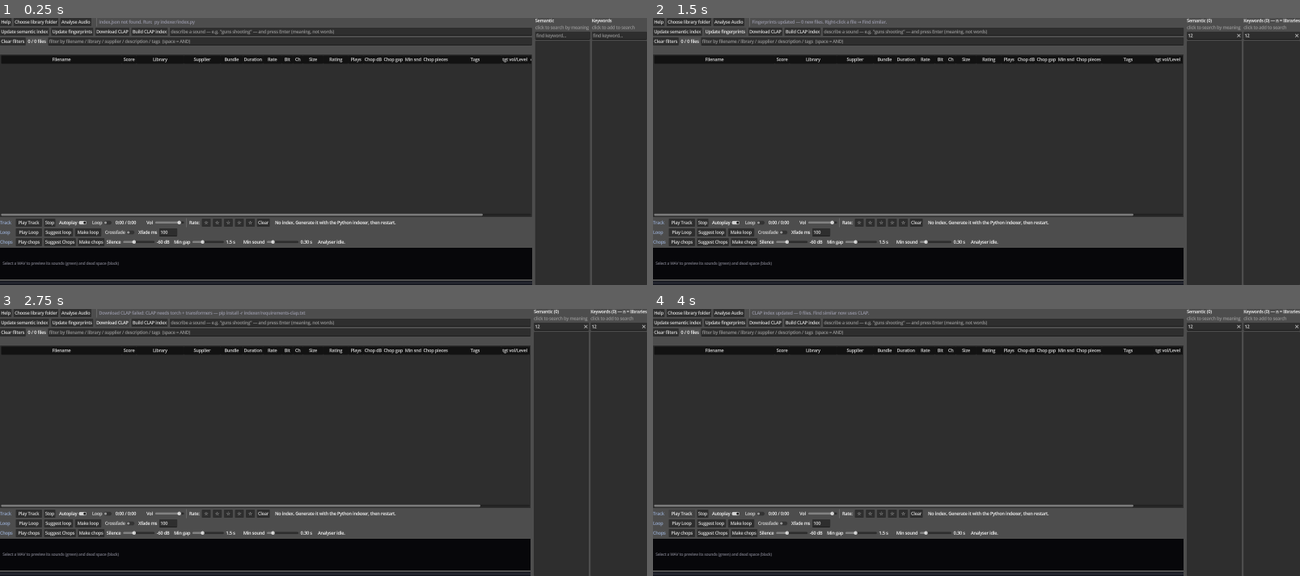
Above: before the commit, frames 1-4 (two rows, left to right).
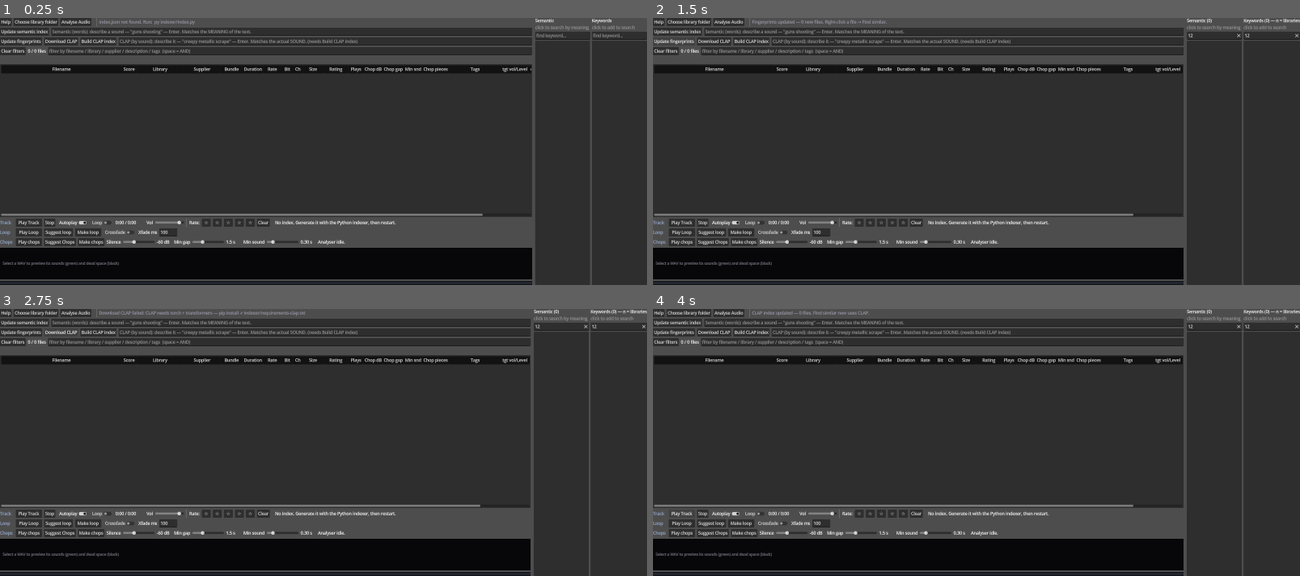
Above: after the commit, the same moments.

Repository: benedictcarter/sound_lib
Game: Godot game, scene res://main.tscn
Same seed, same stepped clock (60 frames per second), same inputs: the game is played once before the commit and once after it.
Inputs (mouse positions are in pixels of both pictures, inside the frame that each line leads up to):
- Up to frame 1 (0.25 s): no input
- Up to frame 2 (1.5 s): click (1215, 36) at 0.52 s; type "12" at 0.6 s; click (1274, 36) at 0.75 s; type "12" at 0.83 s; click "Update fingerprints" at 1.25 s
- Up to frame 3 (2.75 s): click "Download CLAP" at 2 s
- Up to frame 4 (4 s): click "Build CLAP index" at 2.75 s; click "Play Track" at 3.5 s

The runs differ from the first frame. In frame 1, 7.5% of the frame differs, in the area x 0-83%, y 3-21%; in frame 2, 7.5%; in frame 3, 7.5%, in the area x 0-82%, y 3-21%; in frame 4, 7.5%.

Commit message:
CLAP text->audio search: type a description, rank by the actual SOUND
New indexer/clap_search.py embeds a text query with the CLAP TEXT encoder
(text_model.onnx) and ranks clap.npz by cosine, shown via _apply_ranked_results
(same pipeline as semantic / find-similar). Own search box (_clap_edit) on its OWN
row below the semantic box — the two are exclusive (submitting one clears the
other). Handlers _on_clap_submitted/_run_clap_search/_clap_search_finished with
clear errors (build index / download text model / missing deps). Semantic search
box stays on its own line as requested.

Validated on the real library (text -> SOUND, not filename):
  'machine gun firing'   -> Submachine MP40 / miniguns / mortar (cos ~0.65)
  'rain and thunder storm'-> rain+thunder recordings
  'a monster growling'   -> zombie vocalisations

Help + CLAUDE updated.

Co-Authored-By: Claude Opus 4.8 <noreply@anthropic.com>

Diff:
--- a/app/main.gd
+++ b/app/main.gd
@@ -79,7 +79,8 @@
 • [b]Analyse Audio[/b]: for every file not analysed yet, reads its audio once and fills the [i]orig dB[/i] / [i]final dB[/i] (loudness) and [i]Chop[/i] columns. New chops/loops you make are auto-analysed on their own.
 
 [b]Searching & filtering[/b]
-• [b]Semantic search[/b] (top box): describe a sound in plain words (e.g. \"guns shooting\", \"creepy monster growl\") and press Enter. Ranks by meaning, not word-match, using a small local model (no internet). The [i]Score[/i] column shows the match; clearing the box (or its ✕) unsearches.
+• [b]Semantic search[/b] (first search line): describe a sound in words and press Enter. Ranks by the MEANING of the text (filename/description/library), not word-match — a small local model. Clearing the box (or its ✕) unsearches.
+• [b]CLAP sound search[/b] (second search line): describe a sound and press Enter — ranks by the actual SOUND (e.g. \"creepy metallic scrape\" finds files that sound like that, whatever they're named). Needs Download CLAP → Build CLAP index. The two search boxes are exclusive; the [i]Score[/i] column shows the match on either.
 • [b]Filter[/b] box: quick text filter over filename / library / supplier / description / tags (space = AND). It narrows the semantic results too.
 • [b]Per-column filters[/b] (row above the table): text box, tick-boxes, or a min–max range depending on the column. [b]Clear filters[/b] resets everything (and the semantic box).
 • [b]Sort[/b]: click a column header (again to reverse).
@@ -111,9 +112,11 @@
 [b]Right-click a row[/b]
 Open folder · Copy path · [b]Find similar sounds[/b] · Suggest loop / chops (audition) · Make loop / chops · Convert to WAV · [b]Convert to 16-bit[/b] (copies the WHOLE selection, same rate; skips ones already 16-bit or done) · Delete. (Chops + loops you make are always 16-bit.)
 
-[b]Two ways to search by sound[/b]
-• [b]Semantic[/b] (text): describe it in words — matches meaning of the metadata.
-• [b]Find similar[/b] (audio): right-click a file → ranks the library by how it actually SOUNDS. Build it once with [b]Update fingerprints[/b] (top bar) — tiny, no extra deps. [i]Optional, much stronger:[/i] pip-install requirements-clap.txt (onnxruntime, no PyTorch), then [b]Download CLAP[/b] → [b]Build CLAP index[/b]; Find similar auto-uses it. Uses your GPU if onnxruntime-directml/-gpu is installed.
+[b]Three ways to find a sound[/b]
+• [b]Semantic[/b] (words → text): search line 1 — matches the meaning of the metadata.
+• [b]CLAP[/b] (words → sound): search line 2 — matches the actual audio. Needs CLAP built.
+• [b]Find similar[/b] (sound → sound): right-click a file → ranks the library by how it SOUNDS. Uses [b]Update fingerprints[/b] (tiny, no extra deps) or CLAP if built (much stronger, auto-preferred).
+[i]CLAP setup:[/i] pip-install requirements-clap.txt (onnxruntime, NO PyTorch), then [b]Download CLAP[/b] → [b]Build CLAP index[/b]. Uses your GPU if onnxruntime-directml/-gpu is installed.
 
 [b]Delete[/b]
 Select rows and press [b]Del[/b] (or right-click → Delete) → confirm → moves them to the Recycle Bin (recoverable).
@@ -529,6 +532,10 @@
 var _sem_ranked: Array = []           # records in cosine-rank order (the base set)
 var _sem_scores: Dictionary = {}      # rel_path -> cosine score (for the Score column)
 var _sem_result_path: String = ""
+var _clap_edit: LineEdit              # the CLAP "search by sound" query box
+var _clap_search_thread: Thread = null
+var _clap_search_busy: bool = false
+var _clap_search_result_path: String = ""
 var _by_path: Dictionary = {}         # rel_path -> record, for fast rank lookup
 
 # embeddings.npz (beside the audio) + the "Update semantic index" job
@@ -667,6 +674,7 @@
 	_sg_renames_path = ProjectSettings.globalize_path("user://analyse_renames.json")
 	_pa_paths_file = ProjectSettings.globalize_path("user://analyse_paths.json")
 	_sem_result_path = ProjectSettings.globalize_path("user://search_result.json")
+	_clap_search_result_path = ProjectSettings.globalize_path("user://clap_search_result.json")
 	_emb_path = data_dir.path_join("embeddings.npz")
 	_emb_progress_path = ProjectSettings.globalize_path("user://embed_progress.json")
 	_fp_progress_path = ProjectSettings.globalize_path("user://fingerprint_progress.json")
@@ -831,7 +839,7 @@
 	_status_label.add_theme_color_override("font_color", Color(0.6, 0.6, 0.66))
 	barlib.add_child(_status_label)
 
-	# --- toolbar row: Update index (left) + SEMANTIC search box -----------
+	# --- toolbar row: SEMANTIC search (meaning of the text metadata) ------
 	var bar0 := HBoxContainer.new()
 	bar0.add_theme_constant_override("separation", 8)
 	root.add_child(bar0)
@@ -843,38 +851,51 @@
 	_emb_btn.pressed.connect(_update_embeddings)
 	bar0.add_child(_emb_btn)
 
-	_fp_btn = Button.new()
-	_fp_btn.text = "Update fingerprints"
-	_fp_btn.tooltip_text = "Build the acoustic fingerprint for any file that lacks one " \
-		+ "(reads its audio). Needed for right-click → Find similar (content-based search). " \
-		+ "Slow on a fresh library; incremental after."
-	_fp_btn.pressed.connect(_update_fingerprints)
-	bar0.add_child(_fp_btn)
-
-	_clap_dl_btn = Button.new()
-	_clap_dl_btn.text = "Download CLAP"
-	_clap_dl_btn.tooltip_text = "OPTIONAL: download the CLAP ONNX model (~120 MB audio " \
-		+ "+ ~500 MB text; NO PyTorch — pip install -r indexer/requirements-clap.txt for " \
-		+ "onnxruntime+transformers). A much stronger Find similar. Goes in <repo>/models " \
-		+ "(gitignored, not shipped)."
-	_clap_dl_btn.pressed.connect(_download_clap)
-	bar0.add_child(_clap_dl_btn)
-
-	_clapidx_btn = Button.new()
-	_clapidx_btn.text = "Build CLAP index"
-	_clapidx_btn.tooltip_text = "After Download CLAP: embed every file's audio with the " \
-		+ "ONNX model (~0.25 s/file on CPU) → clap.npz. Find similar then uses CLAP " \
-		+ "instead of the lightweight fingerprints."
-	_clapidx_btn.pressed.connect(_build_clap_index)
-	bar0.add_child(_clapidx_btn)
-
 	_sem_edit = LineEdit.new()
-	_sem_edit.placeholder_text = "describe a sound — e.g. \"guns shooting\" — and press Enter (meaning, not words)"
+	_sem_edit.placeholder_text = "Semantic (words): describe a sound — \"guns shooting\" — Enter. Matches the MEANING of the text."
 	_sem_edit.clear_button_enabled = true
 	_sem_edit.size_flags_horizontal = Control.SIZE_EXPAND_FILL
 	_sem_edit.text_submitted.connect(_on_semantic_submitted)
 	_sem_edit.text_changed.connect(_on_semantic_text_changed)   # emptying it unsearches
 	bar0.add_child(_sem_edit)
+
+	# --- toolbar row: CLAP search (by SOUND) + its build buttons ----------
+	var barclap := HBoxContainer.new()
+	barclap.add_theme_constant_override("separation", 8)
+	root.add_child(barclap)
+
+	_fp_btn = Button.new()
+	_fp_btn.text = "Update fingerprints"
+	_fp_btn.tooltip_text = "Build the tiny acoustic fingerprint for any file that lacks " \
+		+ "one (reads its audio). Powers right-click → Find similar when CLAP isn't built. " \
+		+ "Slow on a fresh library; incremental after."
+	_fp_btn.pressed.connect(_update_fingerprints)
+	barclap.add_child(_fp_btn)
+
+	_clap_dl_btn = Button.new()
+	_clap_dl_btn.text = "Download CLAP"
+	_clap_dl_btn.tooltip_text = "OPTIONAL: download the CLAP ONNX model (~120 MB audio " \
+		+ "+ ~500 MB text; NO PyTorch — pip install -r indexer/requirements-clap.txt for " \
+		+ "onnxruntime+transformers). Enables the sound-search box + a stronger Find " \
+		+ "similar. Goes in <repo>/models (gitignored, not shipped)."
+	_clap_dl_btn.pressed.connect(_download_clap)
+	barclap.add_child(_clap_dl_btn)
+
+	_clapidx_btn = Button.new()
+	_clapidx_btn.text = "Build CLAP index"
+	_clapidx_btn.tooltip_text = "After Download CLAP: embed every file's audio with the " \
+		+ "ONNX model (uses your GPU if available) → clap.npz. Needed for CLAP sound " \
+		+ "search + Find similar (auto-uses CLAP over the fingerprints)."
+	_clapidx_btn.pressed.connect(_build_clap_index)
+	barclap.add_child(_clapidx_btn)
+
+	_clap_edit = LineEdit.new()
+	_clap_edit.placeholder_text = "CLAP (by sound): describe it — \"creepy metallic scrape\" — Enter. Matches the actual SOUND. (needs Build CLAP index)"
+	_clap_edit.clear_button_enabled = true
+	_clap_edit.size_flags_horizontal = Control.SIZE_EXPAND_FILL
+	_clap_edit.text_submitted.connect(_on_clap_submitted)
+	_clap_edit.text_changed.connect(_on_clap_text_changed)
+	barclap.add_child(_clap_edit)
 
 	# --- toolbar row: Clear filters + count + text Filter box (one row) ----
 	var bar1 := HBoxContainer.new()
@@ -1789,7 +1810,77 @@
 		_clear_semantic()
 		_apply()
 		return
+	if _clap_edit:
+		_clap_edit.text = ""                       # the two search boxes are exclusive
 	_run_semantic(q)
+
+
+# --- CLAP "search by sound": text -> audio ranking of the library ------------
+func _on_clap_submitted(text: String) -> void:
+	var q := text.strip_edges()
+	if q == "":
+		_clear_semantic()
+		_apply()
+		return
+	if _sem_edit:
+		_sem_edit.text = ""                        # exclusive with the semantic box
+	_run_clap_search(q)
+
+
+func _on_clap_text_changed(text: String) -> void:
+	if text.strip_edges() == "" and _sem_active:
+		_clear_semantic()
+		_apply()
+
+
+func _run_clap_search(query: String) -> void:
+	if _clap_search_busy:
+		return
+	if not FileAccess.file_exists(_library_root.path_join("clap.npz")):
+		_status_label.text = "CLAP sound search needs the index — click 'Build CLAP index' first."
+		return
+	if FileAccess.file_exists(_clap_search_result_path):
+		DirAccess.remove_absolute(_clap_search_result_path)
+	var script := ProjectSettings.globalize_path("res://").path_join(
+		"../indexer/clap_search.py").simplify_path()
+	_clap_search_busy = true
+	_status_label.text = "CLAP sound search: \"%s\" …" % query
+	_clap_search_thread = Thread.new()
+	_clap_search_thread.start(_clap_search_run.bind(script, query, _clap_search_result_path))
+
+
+func _clap_search_run(script: String, query: String, out: String) -> void:
+	var output: Array = []
+	var args := [script, query, out, "500"]
+	var code := OS.execute("py", args, output, true)
+	if code == -1:
+		OS.execute("python", args, output, true)
+	call_deferred("_clap_search_finished")
+
+
+func _clap_search_finished() -> void:
+	_clap_search_busy = false
+	if _clap_search_thread:
+		_clap_search_thread.wait_to_finish()
+		_clap_search_thread = null
+	if not FileAccess.file_exists(_clap_search_result_path):
+		_status_label.text = "CLAP search failed (no output). Is python on PATH?"
+		return
+	var d: Variant = JSON.parse_string(FileAccess.get_file_as_string(_clap_search_result_path))
+	if typeof(d) != TYPE_DICTIONARY or not d.get("ok", false):
+		var err := String(d.get("error", "?")) if typeof(d) == TYPE_DICTIONARY else "?"
+		if err == "no clap index":
+			_status_label.text = "CLAP sound search needs the index — click 'Build CLAP index' first."
+		elif err == "no text model":
+			_status_label.text = "CLAP text model missing — click 'Download CLAP'."
+		elif err == "deps":
+			_status_label.text = "CLAP needs onnxruntime + transformers — pip install -r indexer/requirements-clap.txt"
+		else:
+			_status_label.text = "CLAP search error: %s" % err
+		return
+	_apply_ranked_results(d.get("paths", []), d.get("scores", []))
+	_status_label.text = "CLAP sound-matches for \"%s\" — closest first (%d). Filter narrows." % [
+		String(d.get("query", "")), _filtered.size()]
 
 
 # Emptying the semantic box (backspace or the X button) "unsearches" — reverts to
@@ -4596,6 +4687,8 @@
 		_clapidx_thread.wait_to_finish()
 	if _to16_thread and _to16_thread.is_started():
 		_to16_thread.wait_to_finish()
+	if _clap_search_thread and _clap_search_thread.is_started():
+		_clap_search_thread.wait_to_finish()
 
 
 func _an_finished() -> void:
Not shown, changed: CLAUDE.md
Not shown, added: indexer/clap_search.py
